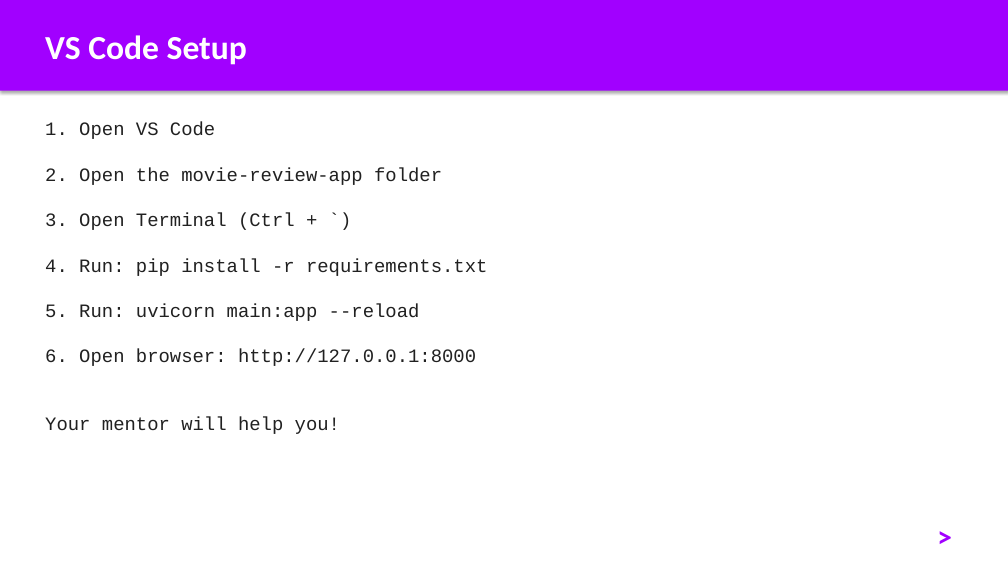
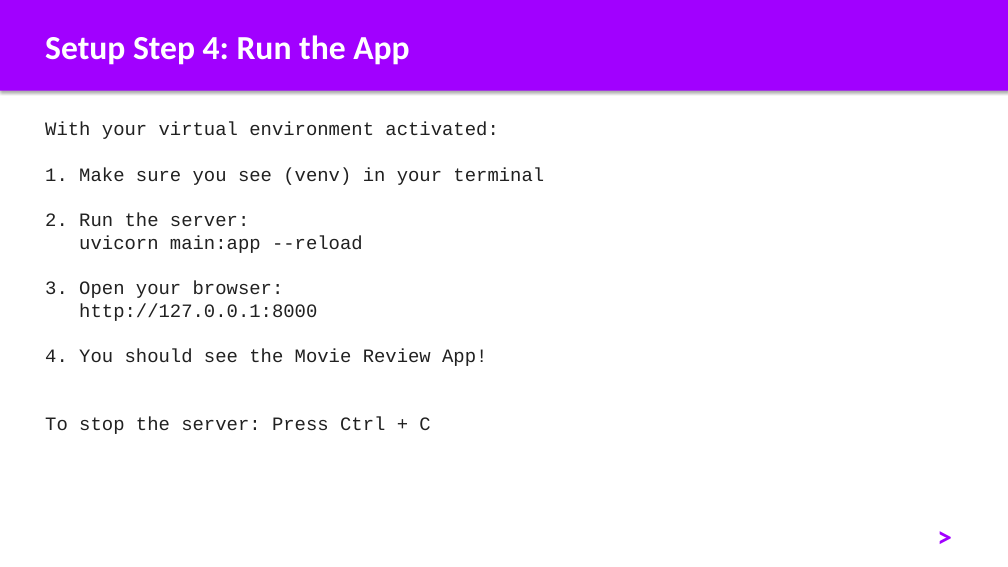
Before and after one commit to al-kaisi92/workshop, a slide deck: slide 17 of slides/workshop-slides.pptx (slide 12 before the commit). Drawn at 1008x567 pixels with LibreOffice and Linux fonts; fonts in the diff are those of the drawing. Boxes give left, top, right and bottom in pixels: in the first picture for what was removed or moved away, otherwise in the second. Text is boxed around its words. In the diff, an @@ line names an element or a change of style, - is before the commit and + after.

```diff
--- a/slides/workshop-slides.pptx
+++ b/slides/workshop-slides.pptx
@@ text at box(45, 35, 409, 65): text changed @@
-VS Code Setup
+Setup Step 4: Run the App
@@ text at box(45, 122, 544, 434): text changed @@
-1. Open VS Code
-2. Open the movie-review-app folder
-3. Open Terminal (Ctrl + `)
-4. Run: pip install -r requirements.txt
-5. Run: uvicorn main:app --reload
-6. Open browser: http://127.0.0.1:8000
-Your mentor will help you!
+With your virtual environment activated:
+1. Make sure you see (venv) in your terminal
+2. Run the server:
+uvicorn main:app --reload
+3. Open your browser:
+http://127.0.0.1:8000
+4. You should see the Movie Review App!
+To stop the server: Press Ctrl + C
```
Also in this commit, not shown: 2 other slides changed, 5 slides added, 2 other files.
